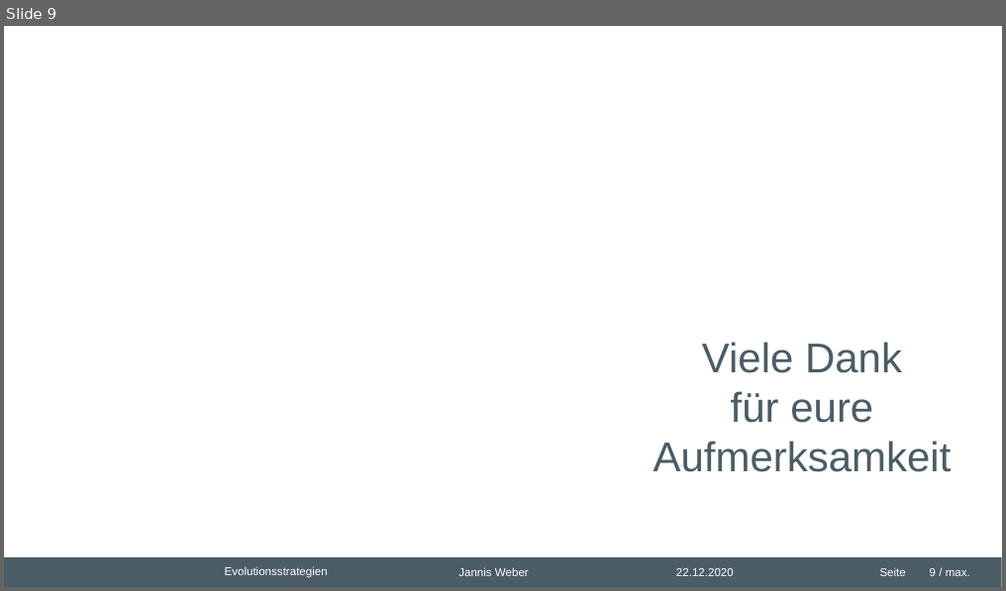
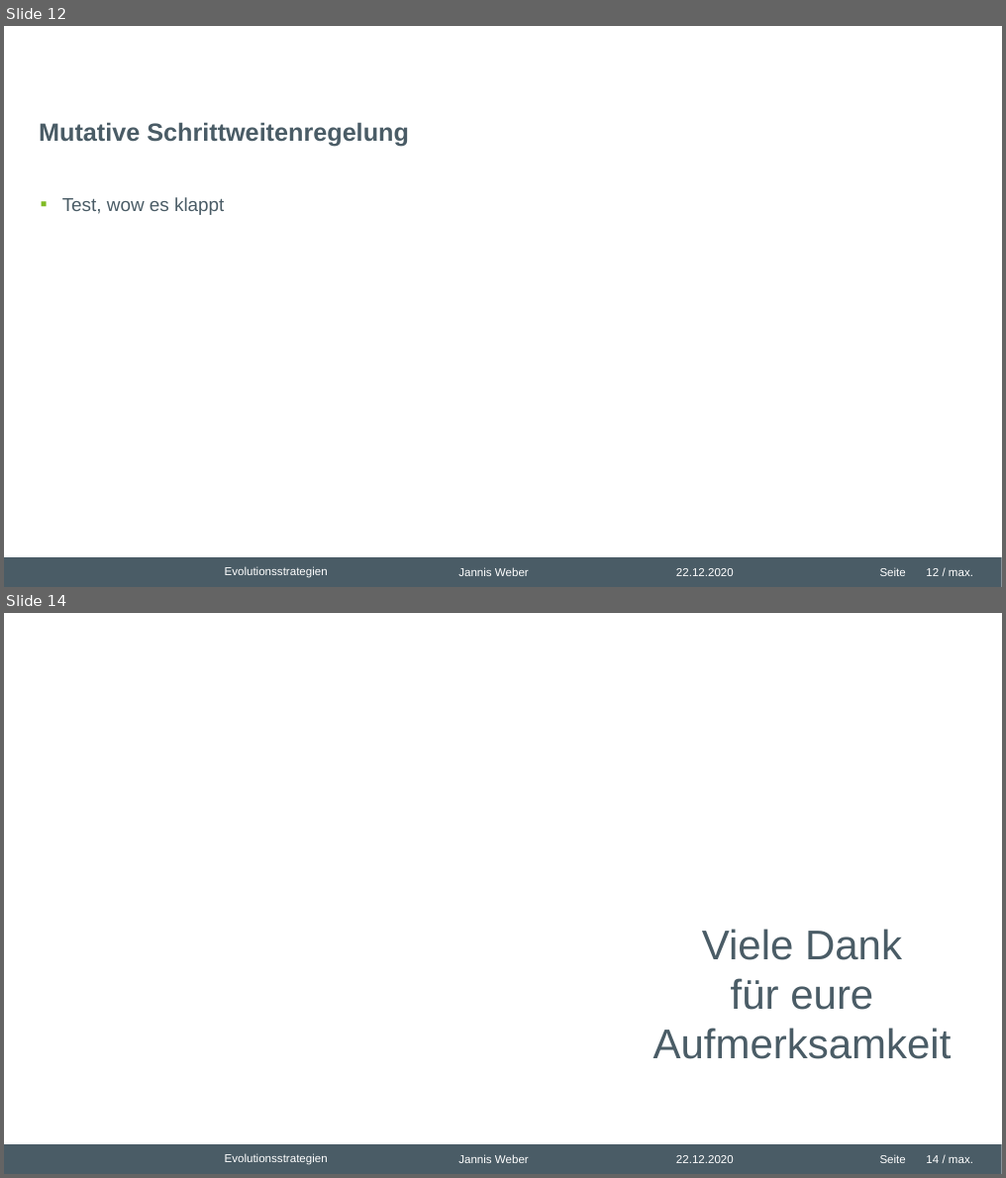
Before and after one commit to nhrt/Genetic-Algorithms, a slide deck: Fachvortrag/Präsentation Fachvortrag.pptx. Shown one above the other, each under a label of ours: slide 9 before the commit, slides 12 and 14 after it; the slides between them are not shown. The pictures are 1006x591 and 1006x1178 pixels, drawn with LibreOffice and Linux fonts; fonts in the diff are those of the drawing; grey boxes stand for pictures; background and template pictures are left out. Boxes give left, top, right and bottom in pixels: in the first picture for what was removed or moved away, otherwise in the second. Text is boxed around its words. In the diff, an @@ line names an element or a change of style, - is before the commit and + after.

```diff
--- a/Fachvortrag/Präsentation Fachvortrag.pptx
+++ b/Fachvortrag/Präsentation Fachvortrag.pptx
@@ slide 12 added at box(4, 26, 1002, 587), background #FFFFFF; not listed: 6 template elements that a slide beside it also shows @@
@@ title added at box(39, 122, 408, 146), 24 pt, text #4A5C66, bold @@
+Mutative Schrittweitenregelung
@@ text added at box(62, 197, 224, 215), 18 pt, text #4A5C66 @@
+▪ Test, wow es klappt
@@ what was slide 9 is now slide 14 @@
@@ page number at box(926, 1156, 973, 1163): text changed @@
-9 / max.
+14 / max.
```
Also in this commit, not shown: 4 other slides added, 3 other files.
